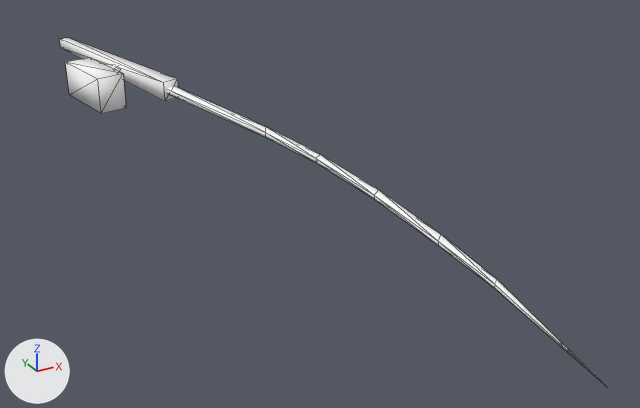
Two versions of the glTF model public/3d/item/model__item__room.ofs_1311_0/1311equip02_d.gltf, one commit apart.
The view is the same before and after, from a camera (50 mm lens) standing at (-0.552, -2.149, 0.554) and looking at (0.179, -0.82, -0.111). Lighting does not change. The marker at lower left points along +X, +Y and +Z. The first picture is the older version. Mesh edges are drawn as thin lines.

The first picture shows '1311equip02_d'.
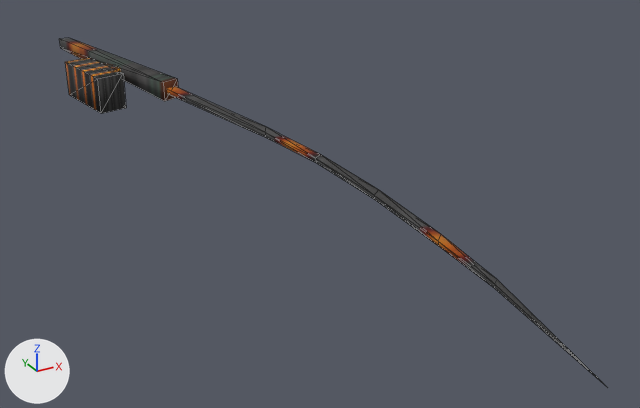
What changed in the scene script:
```text
Add img_equip02:
    img_equip02 = load_image('equip02', '_unpacked/equip02', 32, 32, 'sRGB')
Change mat_equip02:
    remove mat_equip02.base_color = (1.0, 1.0, 1.0)  # white #ffffff
    add mat_equip02.texture = img_equip02
```

Pixel boxes (x1, y1, x2, y2) of what changed, in the pictures (640 x 408 px):
'1311equip02_d', surface changed
    both: (59, 38, 597, 377)
